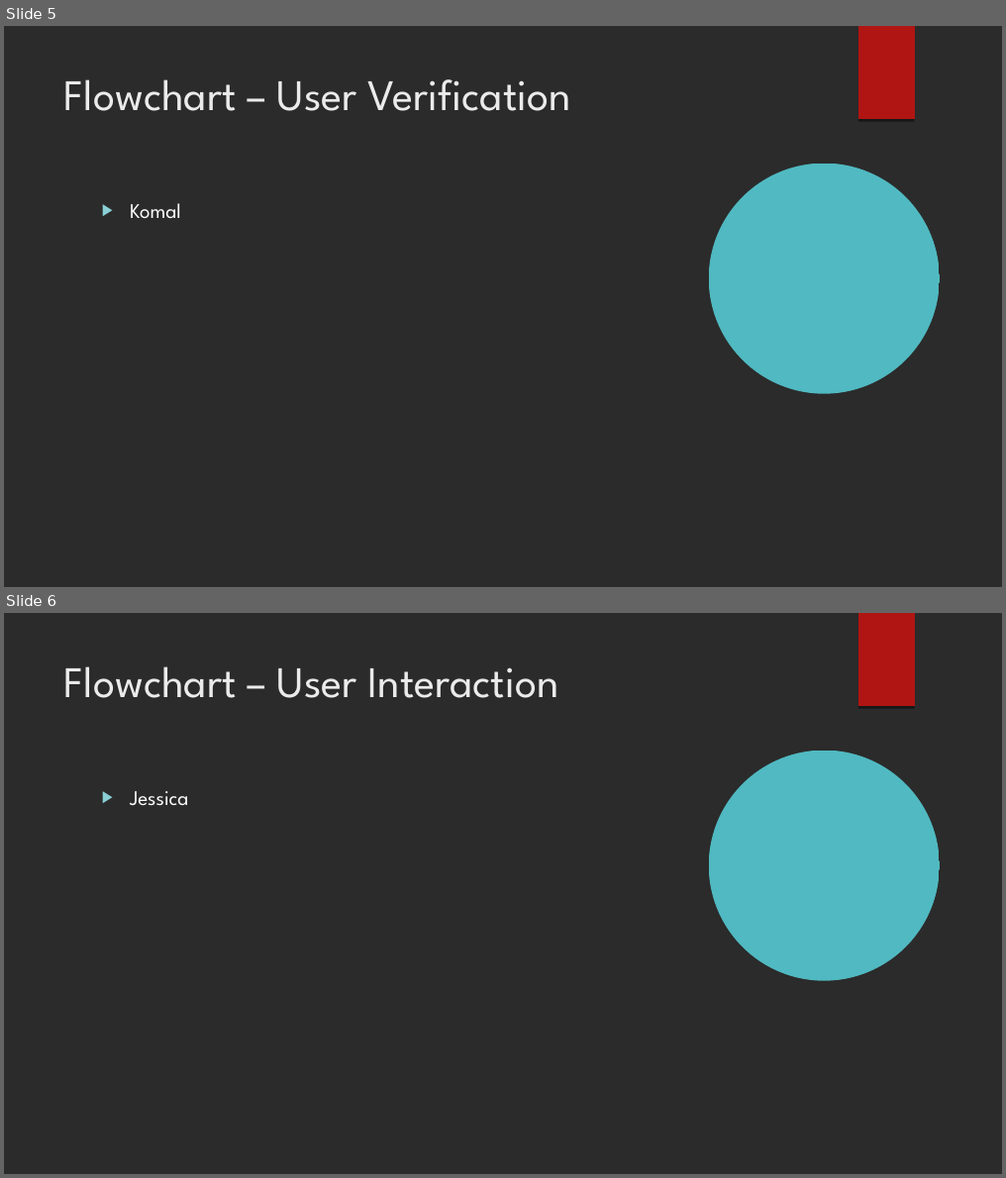
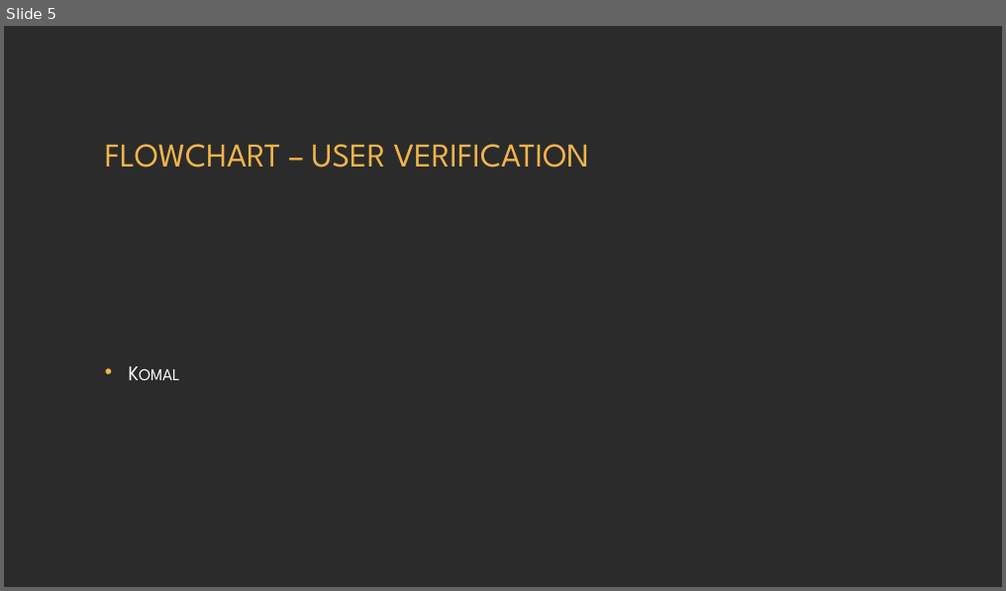
Before and after one commit to BenB33/ProfessionalismTeam2, a slide deck: PIM – Phase 1.odp. Shown one above the other, each under a label of ours: slides 5 and 6 before the commit, slide 5 after it. The pictures are 1006x1178 and 1006x591 pixels, drawn with LibreOffice and Linux fonts; fonts in the diff are those of the drawing; background and template pictures are left out; a plain dark background stands for a picture behind light text. Boxes give left, top, right and bottom in pixels: in the first picture for what was removed or moved away, otherwise in the second. Text is boxed around its words. In the diff, an @@ line names an element or a change of style, - is before the commit and + after.

```diff
--- a/PIM – Phase 1.odp
+++ b/PIM – Phase 1.odp
@@ slide 6 removed at [4, 613, 1002, 1174], background picture (left out); not listed: 2 template elements that a slide beside it also shows @@
@@ title removed at [64, 666, 559, 698] @@
-Flowchart – User Interaction
@@ text removed at [130, 791, 188, 806] @@
-▶ Jessica
@@ slide 5 changed as well @@
@@ freeform shape removed at [858, 26, 915, 120] @@
@@ title "FLOWCHART – USER VERIFICATION" at [105, 144, 589, 168]: vertical alignment top to middle @@
@@ title at [105, 144, 589, 168]: text changed; size 42 to 32 pt; text colour #EBEBEB to #F4B54B @@
-Flowchart – User Verification
+FLOWCHART – USER VERIFICATION
@@ freeform shape removed at [709, 163, 939, 393] @@
@@ text "Komal": place and size @@
-text "Komal" at [130, 203, 181, 218]
+text "Komal" at [98, 245, 908, 500]
@@ text "Komal" at [98, 245, 908, 500]: small capitals on; bullet ▶ to •; more space between paragraphs; bullet colour #8AD0D6 to #F4B54B; vertical alignment top to middle @@
```
Also in this commit, not shown: 10 other slides changed, 2 slides added, 1 other slide removed, 1 other file.
